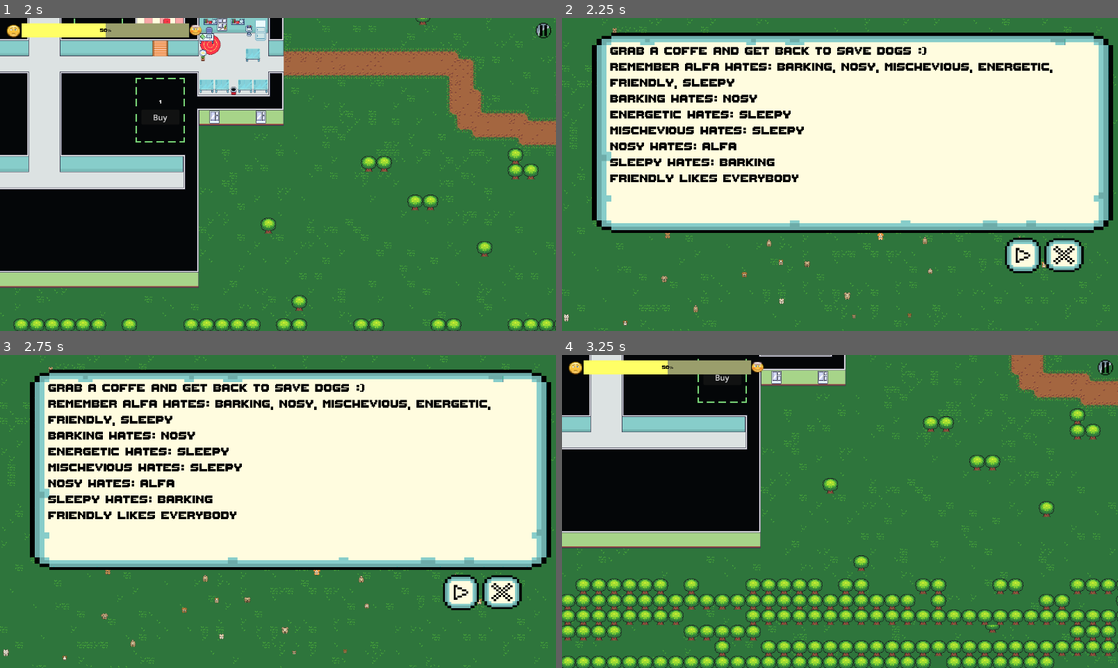
Above: before the commit, frames 1-4 (two rows, left to right).
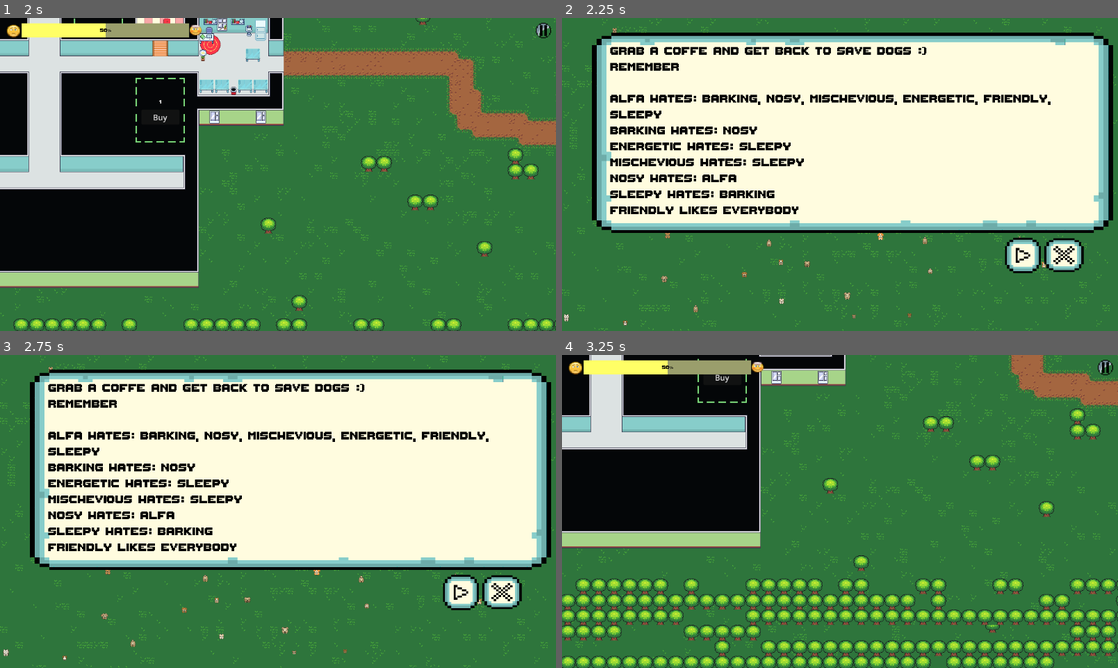
Above: after the commit, the same moments.

Repository: Tausva/DogShelter
Game: Godot game, scene res://scenes/game_menu/game_menu.tscn
Same seed, same stepped clock (60 frames per second), same inputs: the game is played once before the commit and once after it.
Inputs (mouse positions are in pixels of both pictures, inside the frame that each line leads up to):
- Up to frame 1 (2 s): click (422, 290) at 0.5 s; move the mouse to (400, 158) at 1.27 s; hold D (Right) from 1.28 s (still down); click (400, 158) at 1.42 s
- Up to frame 2 (2.25 s): release D (Right) at 2 s; click (1106, 30) at 2 s
- Up to frame 3 (2.75 s): no input
- Up to frame 4 (3.25 s): click (1023, 592) at 2.75 s

Frame 1 is identical in both runs. In frame 2, 6.6% of the frame differs, in the area x 8-89%, y 14-63%; in frame 3, 6.6%; in frame 4, nothing differs.

Commit message:
bug pause fix
bug fix

Diff:
--- a/game_manager.gd
+++ b/game_manager.gd
@@ -61,6 +61,9 @@
 
 
 func _start_happiness_timer():
+	if get_tree().paused:
+		return
+
 	var timer = get_tree().create_timer(1.0)
 	timer.timeout.connect(_on_happiness_timer_timeout)
 
--- a/scenes/pause_menu/pause_menu.tscn
+++ b/scenes/pause_menu/pause_menu.tscn
@@ -31,7 +31,9 @@
 theme_override_fonts/normal_font = ExtResource("4_rl3m0")
 theme_override_font_sizes/normal_font_size = 36
 text = "Grab a coffe and get back to save dogs :)
-remember "
+remember
+
+"
 
 [node name="ResumeButton" type="TextureButton" parent="."]
 process_mode = 3
